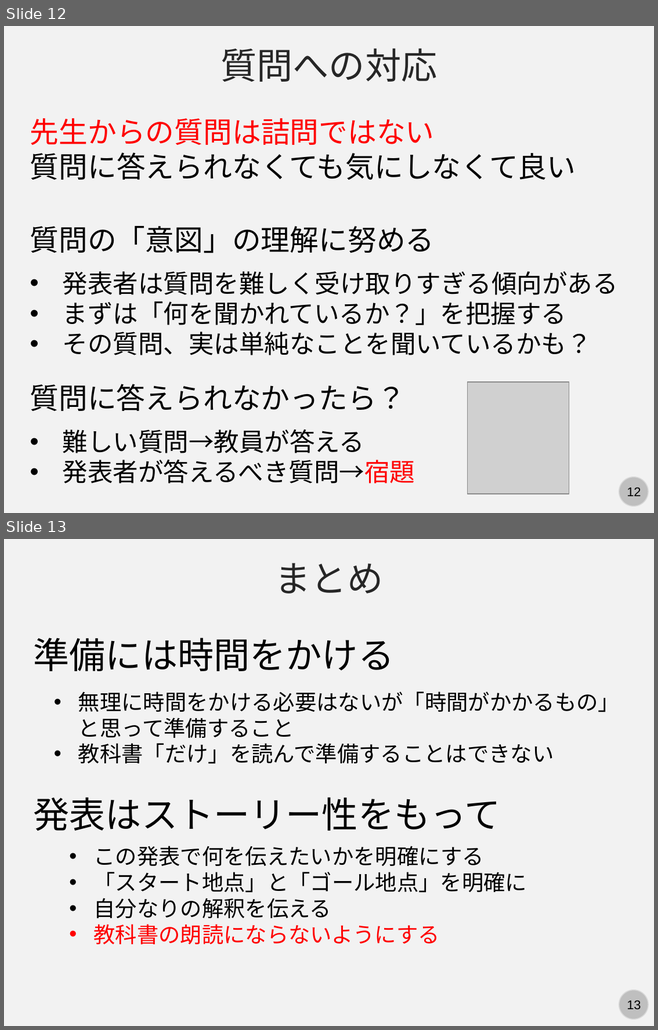
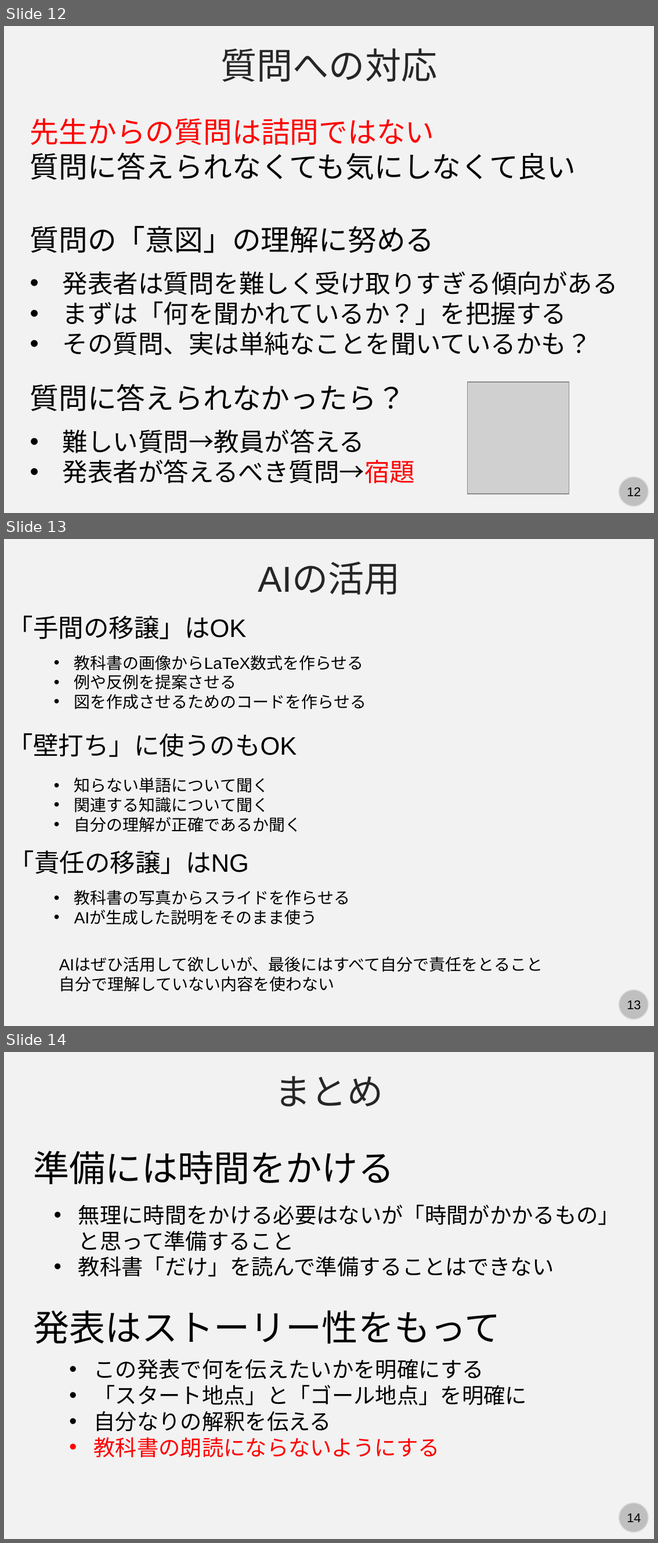
Before and after one commit to kaityo256/lab_startup, a slide deck: bookreading/bookreading.pptx. Shown one above the other, each under a label of ours: slides 12 and 13 before the commit, slides 12, 13 and 14 after it. The pictures are 658x1030 and 658x1543 pixels, drawn with LibreOffice and Linux fonts; fonts in the diff are those of the drawing; grey boxes stand for pictures. Boxes give left, top, right and bottom in pixels: in the first picture for what was removed or moved away, otherwise in the second. Text is boxed around its words. In the diff, an @@ line names an element or a change of style, - is before the commit and + after.

Commit message:
:memo: updates

```diff
--- a/bookreading/bookreading.pptx
+++ b/bookreading/bookreading.pptx
@@ slide 13 added at (4, 539, 654, 1026), background #F2F2F2; not listed: 2 template elements that a slide beside it also shows @@
@@ text added at (257, 563, 400, 595), 40 pt, text #262626 @@
+AIの活用
@@ text added at (8, 616, 246, 639), 28 pt, text #000000 @@
+「手間の移譲」はOK
@@ text added at (74, 655, 366, 710), 18 pt, text #000000 @@
+• 教科書の画像からLaTeX数式を作らせる
+• 例や反例を提案させる
+• 図を作成させるためのコードを作らせる
@@ text added at (8, 733, 297, 757), 28 pt, text #000000 @@
+「壁打ち」に使うのもOK
@@ text added at (74, 777, 302, 832), 18 pt, text #000000 @@
+• 知らない単語について聞く
+• 関連する知識について聞く
+• 自分の理解が正確であるか聞く
@@ text added at (9, 850, 249, 874), 28 pt, text #000000 @@
+「責任の移譲」はNG
@@ text added at (74, 890, 350, 925), 18 pt, text #000000 @@
+• 教科書の写真からスライドを作らせる
+• AIが生成した説明をそのまま使う
@@ text added at (59, 958, 543, 992), 18 pt, text #000000 @@
+AIはぜひ活用して欲しいが、最後にはすべて自分で責任をとること
+自分で理解していない内容を使わない
@@ what was slide 13 is now slide 14 @@
@@ page number at (626, 1514, 640, 1522): text changed @@
-13
+14
```
